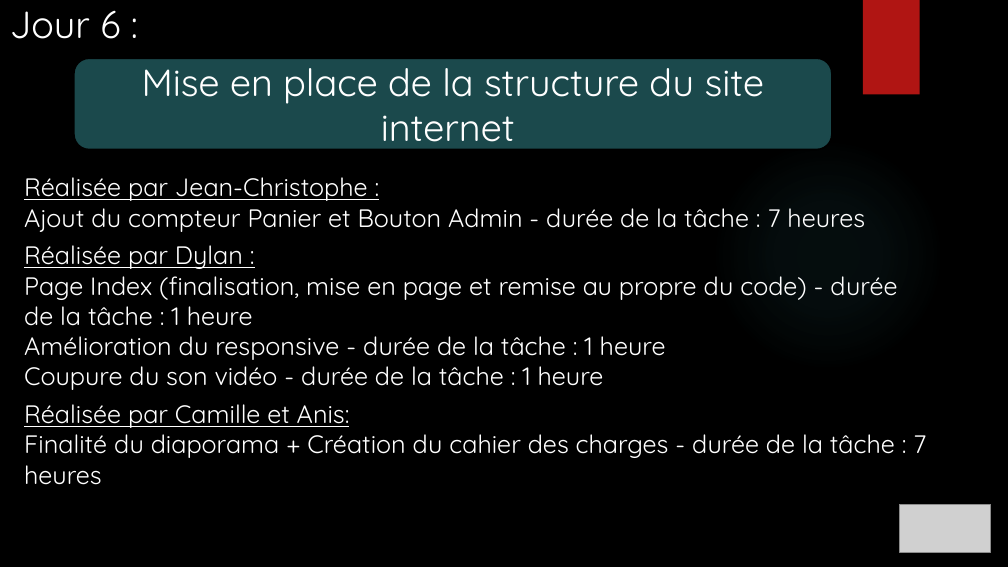
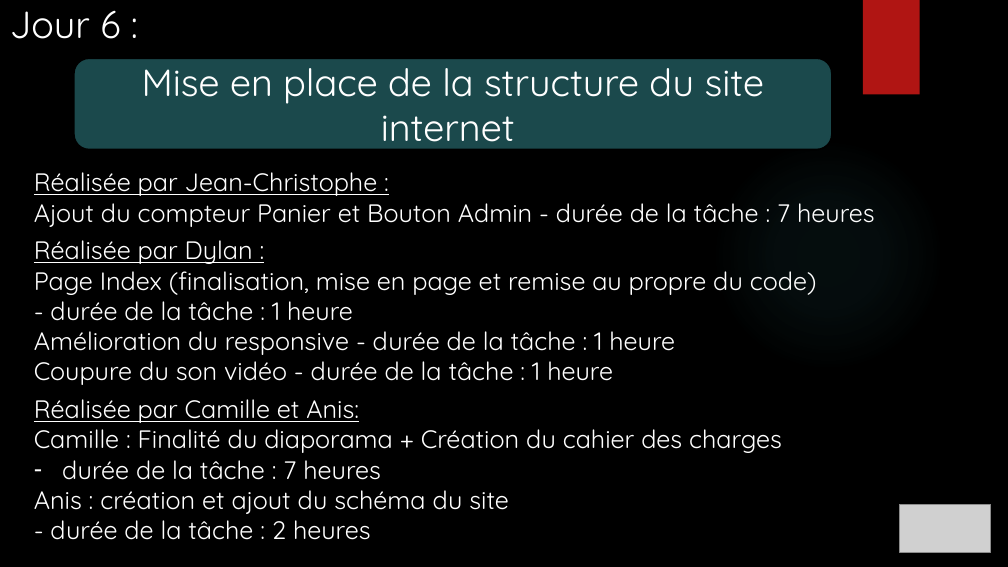
Before and after one commit to ChampemeDylan/UPOP, a slide deck: slide 25 of Présentation UPOP.pptx (slide 24 before the commit). Drawn at 1008x567 pixels with LibreOffice and Linux fonts; fonts in the diff are those of the drawing; grey boxes stand for pictures; background and template pictures are left out. Boxes give left, top, right and bottom in pixels: in the first picture for what was removed or moved away, otherwise in the second. Text is boxed around its words. In the diff, an @@ line names an element or a change of style, - is before the commit and + after.

Commit message:
camille maj diapo
maj diapo

```diff
--- a/Présentation UPOP.pptx
+++ b/Présentation UPOP.pptx
@@ text "Réalisée par Jean-Christophe :": place and size @@
-text "Réalisée par Jean-Christophe :" at (24, 177, 926, 485)
+text "Réalisée par Jean-Christophe :" at (34, 172, 875, 540)
@@ text at (34, 263, 817, 321): text changed @@
-Page Index (finalisation, mise en page et remise au propre du code) - durée de la tâche : 1 heure
+Page Index (finalisation, mise en page et remise au propre du code)
+- durée de la tâche : 1 heure
@@ text at (34, 422, 782, 540): text changed @@
-Finalité du diaporama + Création du cahier des charges - durée de la tâche : 7 heures
+Camille : Finalité du diaporama + Création du cahier des charges
+– durée de la tâche : 7 heures
+Anis : création et ajout du schéma du site
+- durée de la tâche : 2 heures
```
Also in this commit, not shown: 15 other slides changed, 7 slides added.
